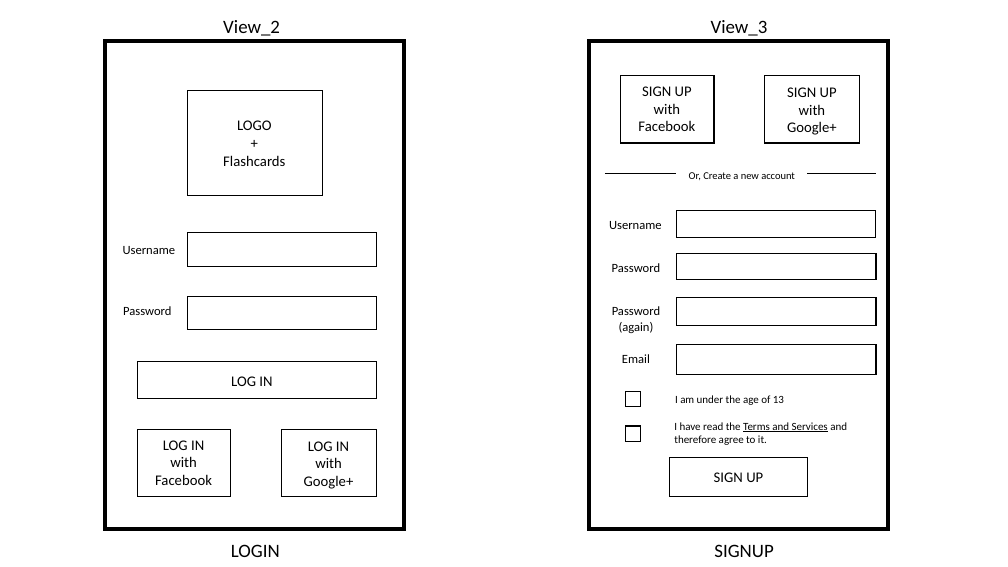
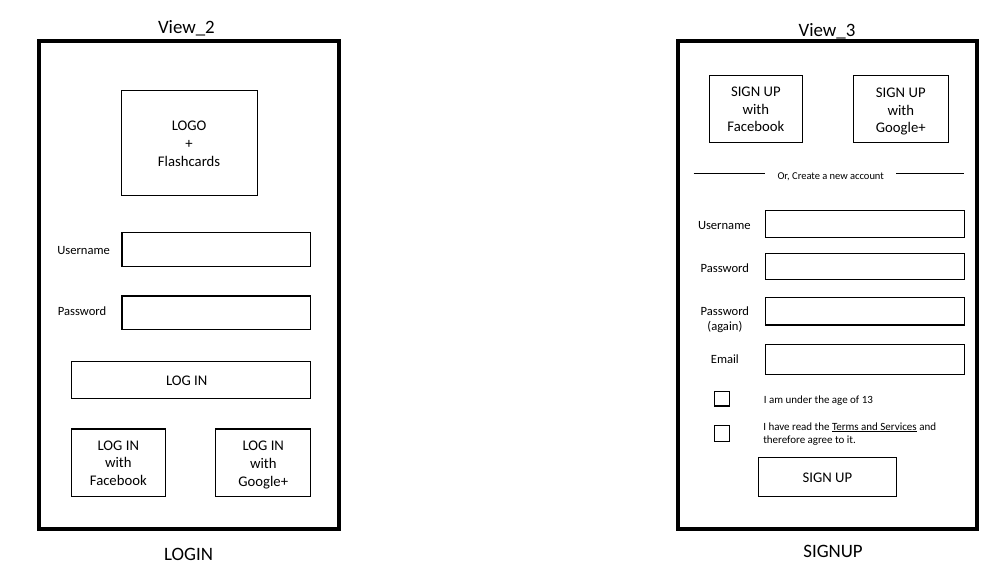
Before and after one commit to mhlee1215/IEDUFlashCard, a slide deck: slide 1 of Device Screen.pptx. Drawn at 1008x567 pixels with LibreOffice and Linux fonts; fonts in the diff are those of the drawing. Boxes give left, top, right and bottom in pixels: in the first picture for what was removed or moved away, otherwise in the second. Text is boxed around its words. In the diff, an @@ line names an element or a change of style, - is before the commit and + after.

```diff
--- a/Device Screen.pptx
+++ b/Device Screen.pptx
@@ text "View_3": place and size @@
-text "View_3" at box(711, 20, 768, 36)
+text "View_3" at box(799, 23, 856, 42)
@@ 11 texts, 10 frames, 2 lines: place and size @@
-11 texts, 10 frames, 2 lines at box(588, 39, 890, 557)
+11 texts, 10 frames, 2 lines at box(677, 39, 979, 557)
@@ 7 texts, 7 frames: place and size @@
-7 texts, 7 frames at box(104, 20, 406, 531)
+7 texts, 7 frames at box(38, 20, 340, 531)
@@ text "LOGIN": place and size @@
-text "LOGIN" at box(231, 544, 280, 557)
+text "LOGIN" at box(164, 547, 213, 560)
```
Also in this commit, not shown: 3 other slides changed, 2 slides added.
